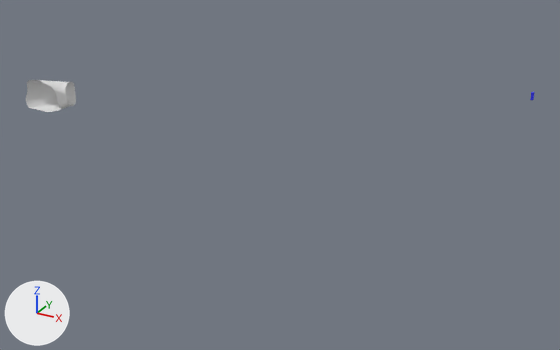
Two versions of the Blender file models/cave/room05/room05c.blend, one commit apart.
Before and after are seen from a 50 mm lens placed at (-164.6, -265.3, 74.0), pointed at (-260.9, -90.2, -13.5). Lighting does not change. The marker at lower left points along +X, +Y and +Z.

The first picture shows 'tunnel03.001'.
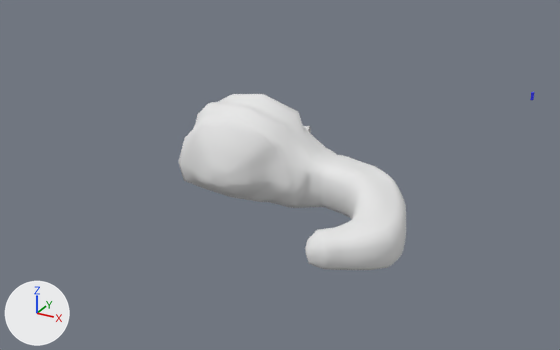
The newer file is also turned or shifted as a whole; pictures and numbers use the older file's frame.

What differs and where, as boxes (x1, y1, x2, y2) in the pictures (560 x 350 px):
```json
{"object": "room05c.walls_and_floors.000", "change": "added", "after": [179, 94, 333, 208]}
{"object": "room05c.walls_and_floors.001", "change": "added", "after": [305, 152, 406, 270]}
{"object": "tunnel03.001", "change": "deleted", "before": [26, 80, 76, 112]}
```

The change, as JSON lines over the scene's bpy script:
```json
{"op": "add", "block": "me_cylinder_000_1", "code": ["me_cylinder_000_1 = bpy.data.meshes.new('Cylinder.000')", "me_cylinder_000_1.from_pydata(...)  # 840 vertices, 815 faces; spans x -350.9..-315.9, y -132.4..-92.8, z -5.5..17.7", "me_cylinder_000_1.polygons.foreach_set('use_smooth', [True] * 815)", "me_cylinder_000_1.materials.append(mat_cavern)  # its picture is missing"]}
{"op": "add", "block": "me_cylinder_001", "code": ["me_cylinder_001 = bpy.data.meshes.new('Cylinder.001')", "me_cylinder_001.from_pydata(...)  # 648 vertices, 625 faces; spans x -315.9..-289.5, y -150.4..-111.4, z -4.0..7.4", "me_cylinder_001.polygons.foreach_set('use_smooth', [True] * 625)", "me_cylinder_001.materials.append(mat_cavern)  # its picture is missing"]}
{"op": "remove", "block": "ob_tunnel03_001", "code": ["ob_tunnel03_001 = bpy.data.objects.new('tunnel03.001', me_cylinder_000)", "ob_tunnel03_001.location = (0.0, 0.0, 0.0)"]}
{"op": "add", "block": "ob_room05c_walls_and_floors_000", "code": ["ob_room05c_walls_and_floors_000 = bpy.data.objects.new('room05c.walls_and_floors.000', me_cylinder_000_1)", "ob_room05c_walls_and_floors_000.location = (81.7, 0.0, 0.0)"]}
{"op": "add", "block": "ob_room05c_walls_and_floors_001", "code": ["ob_room05c_walls_and_floors_001 = bpy.data.objects.new('room05c.walls_and_floors.001', me_cylinder_001)", "ob_room05c_walls_and_floors_001.location = (81.7, 0.0, 0.0)"]}
```
